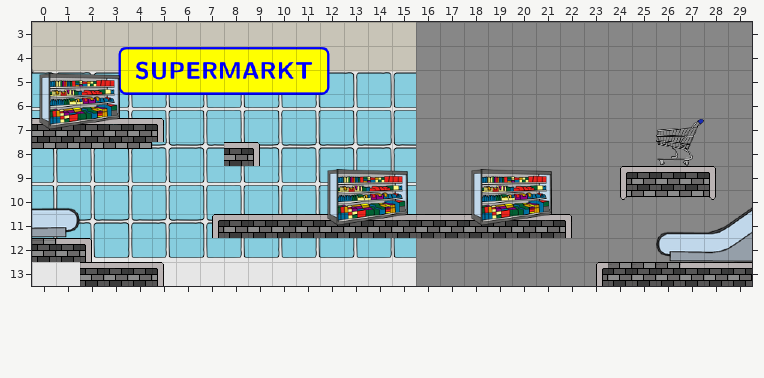
Tiled map (JSON): data/map/smarkt_kasse.json. Above, as it was before the edit.
Cells are 32x32 px. Shown: x 0..29, y 3..13.
New version:
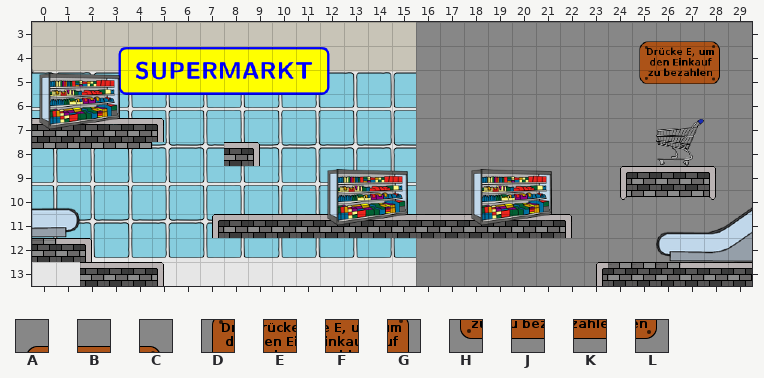
Key: from "Hinweisschilder": A 4, B 5, C 7, D 16, E 17, F 18, G 19, H 28, J 29, K 30, L 31.
_ is an empty cell.
Change:
Layer "ForderBackgound":
y 3: x 25..28 ____ -> ABBC
y 4: x 25..28 ____ -> DEFG
y 5: x 25..28 ____ -> HJKL
